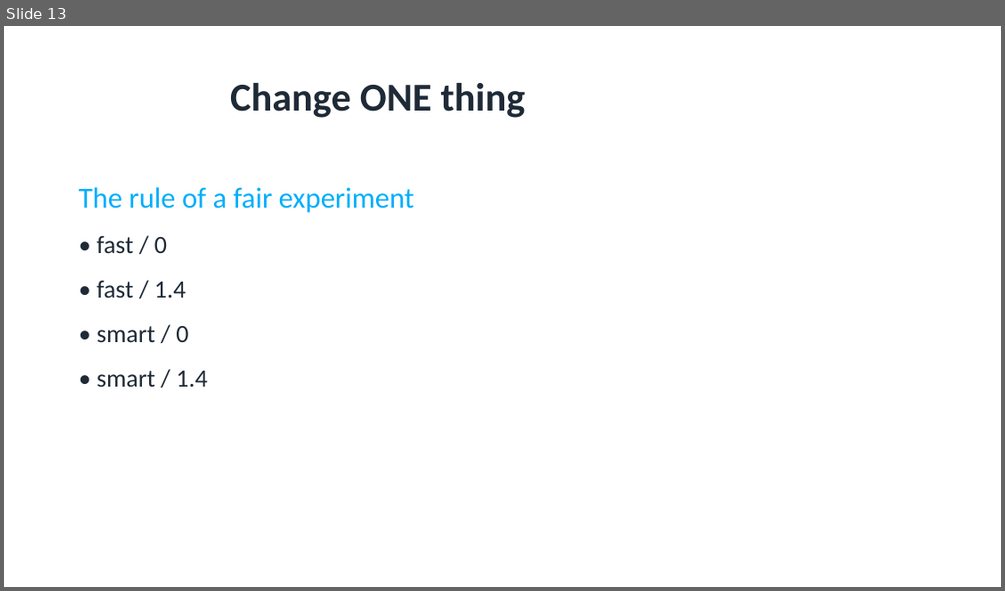
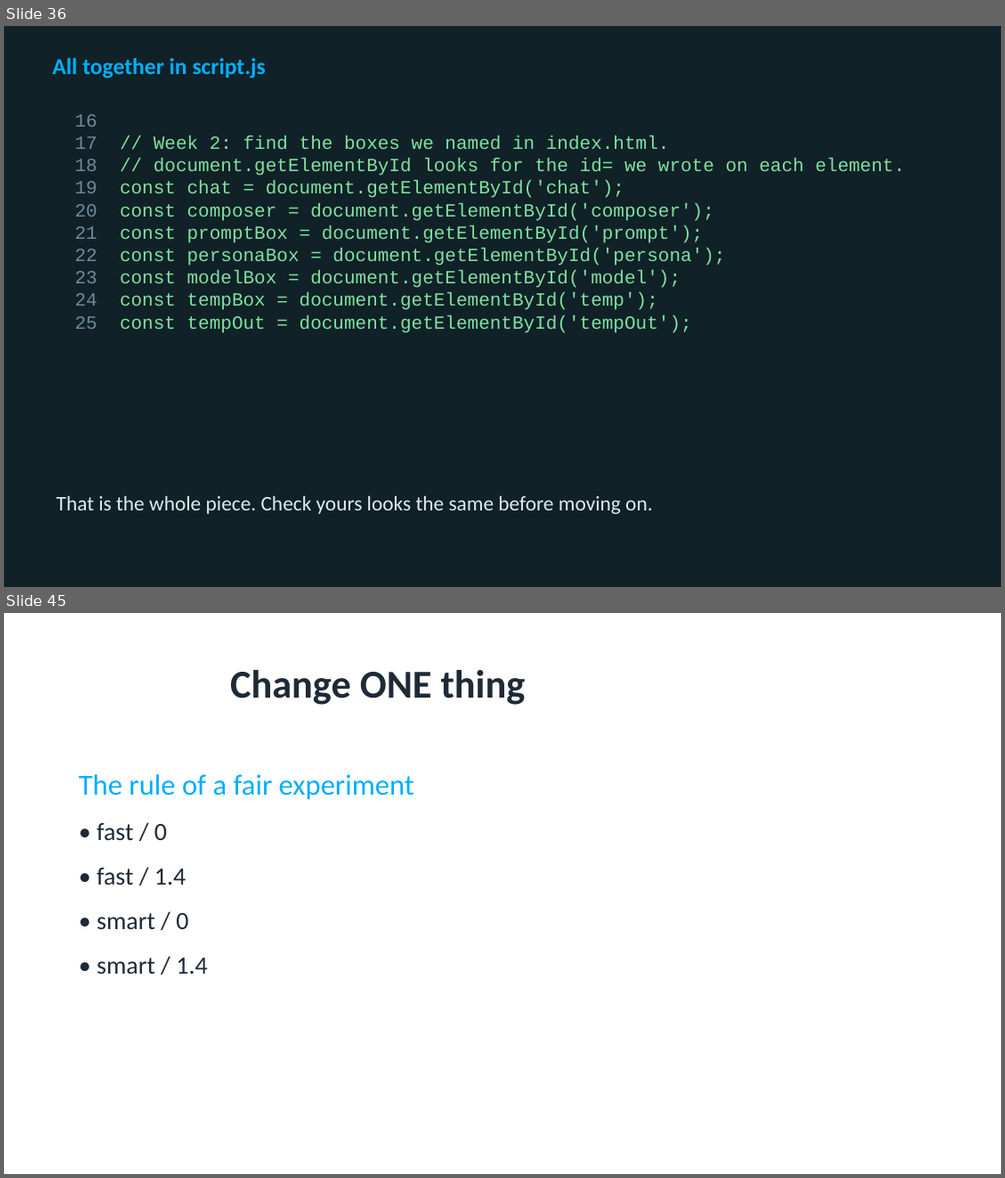
Before and after one commit to utgapps/utgapps.github.io, a slide deck: ai101/slides/week-09.pptx. Shown one above the other, each under a label of ours: slide 13 before the commit, slides 36 and 45 after it; the slides between them are not shown. The pictures are 1005x591 and 1005x1178 pixels, drawn with LibreOffice and Linux fonts; fonts in the diff are those of the drawing. Boxes give left, top, right and bottom in pixels: in the first picture for what was removed or moved away, otherwise in the second. Text is boxed around its words. In the diff, an @@ line names an element or a change of style, - is before the commit and + after.

```diff
--- a/ai101/slides/week-09.pptx
+++ b/ai101/slides/week-09.pptx
@@ slide 36 added at box(4, 26, 1001, 587), background #102127 @@
@@ text added at box(52, 58, 266, 79), 22 pt, text #01AEFD, bold @@
+All together in script.js
@@ text added at box(75, 114, 905, 333), 18 pt, text #7FE0A0 @@
+16
+17 // Week 2: find the boxes we named in index.html.
+18 // document.getElementById looks for the id= we wrote on each element.
+19 const chat = document.getElementById('chat');
+20 const composer = document.getElementById('composer');
+21 const promptBox = document.getElementById('prompt');
+22 const personaBox = document.getElementById('persona');
+23 const modelBox = document.getElementById('model');
+24 const tempBox = document.getElementById('temp');
+25 const tempOut = document.getElementById('tempOut');
@@ text added at box(57, 495, 652, 514), 20 pt, text #DCECEF @@
+That is the whole piece. Check yours looks the same before moving on.
@@ what was slide 13 is now slide 45 @@
```
Also in this commit, not shown: 6 slides changed, 33 other slides added, 1 slide removed, 18 other files.
